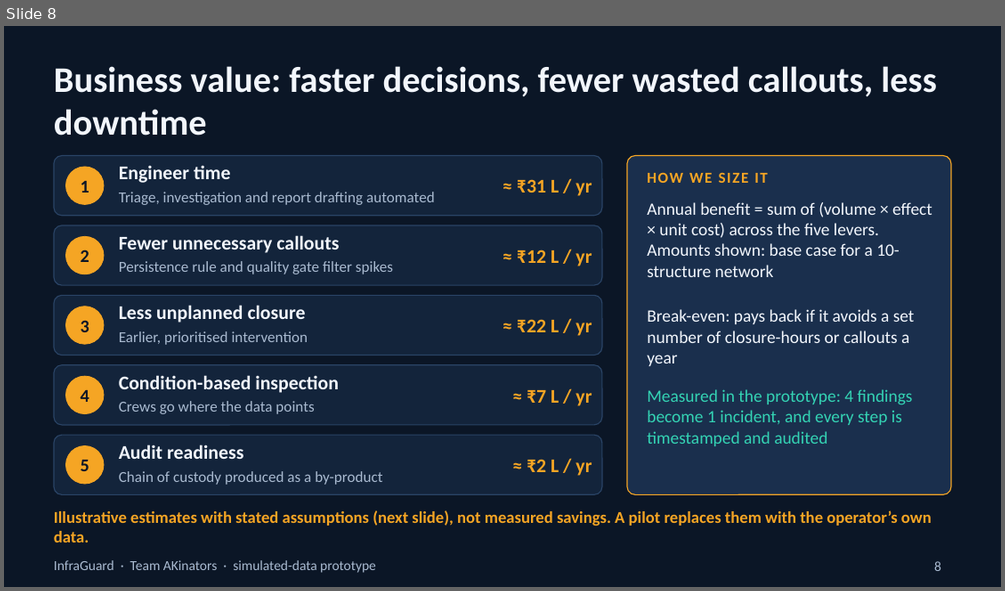
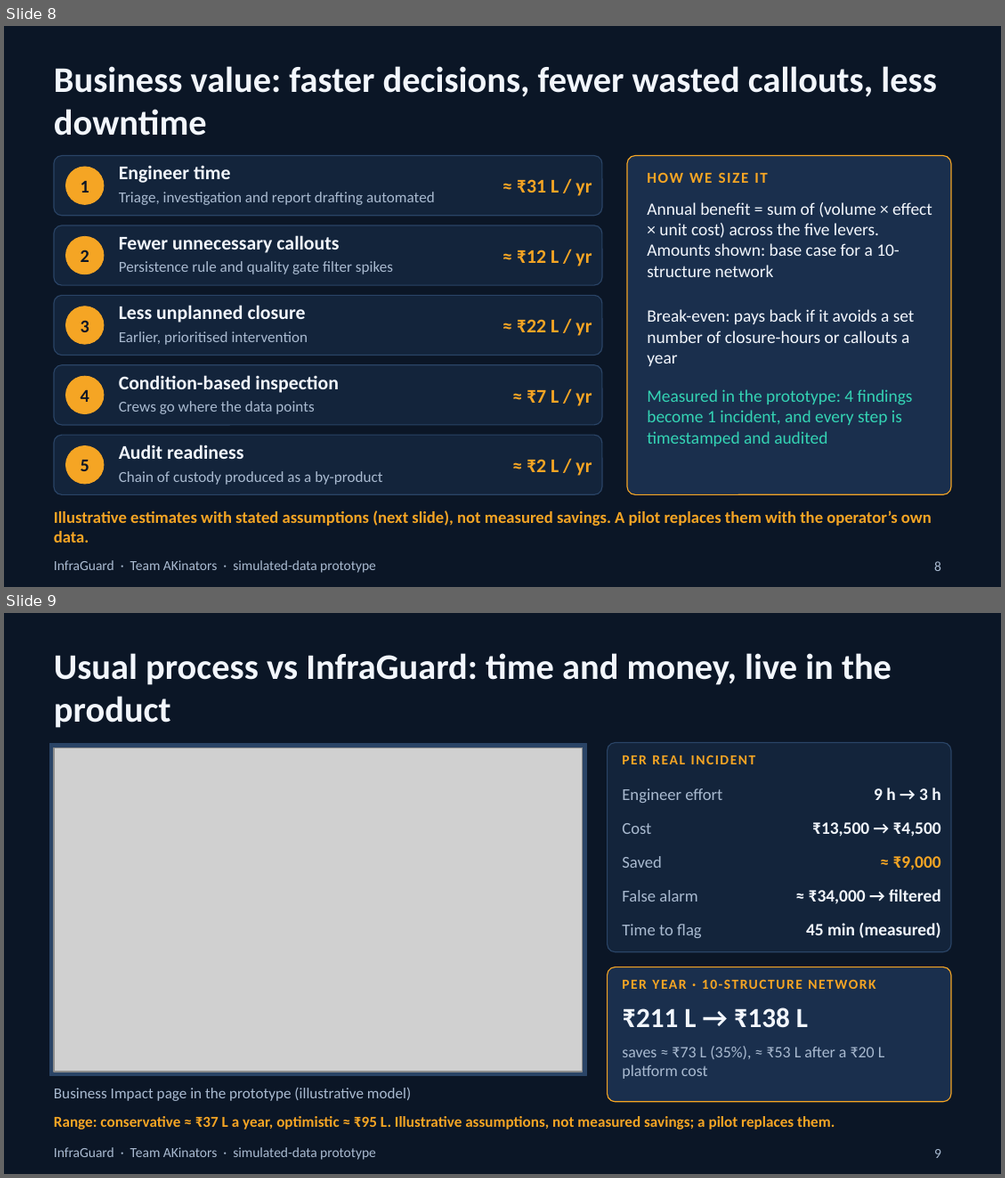
Before and after one commit to koushik2006/InfraGuard, a slide deck: InfraGuard-pitch.pptx. Shown one above the other, each under a label of ours: slide 8 before the commit, slides 8 and 9 after it. The pictures are 1005x591 and 1005x1178 pixels, drawn with LibreOffice and Linux fonts; fonts in the diff are those of the drawing; grey boxes stand for pictures. Boxes give left, top, right and bottom in pixels: in the first picture for what was removed or moved away, otherwise in the second. Text is boxed around its words. In the diff, an @@ line names an element or a change of style, - is before the commit and + after.

Commit message:
Update InfraGuard demo and workflow

```diff
--- a/InfraGuard-pitch.pptx
+++ b/InfraGuard-pitch.pptx
@@ slide 9 added at (x1=4, y1=613, x2=1001, y2=1174), background #0B1626; not listed: 1 template element that a slide beside it also shows @@
@@ text added at (x1=54, y1=653, x2=891, y2=728), 26 pt, text #F2F6FC, bold @@
+Usual process vs InfraGuard: time and money, live in the product
@@ rectangle added at (x1=50, y1=744, x2=586, y2=1076), fill #2A4466, outline #2A4466 0.5 pt @@
@@ rounded rectangle added at (x1=607, y1=743, x2=951, y2=952), fill #13243B, outline #2A4466 0.75 pt @@
@@ picture added at (x1=54, y1=747, x2=582, y2=1071) @@
@@ text added at (x1=622, y1=755, x2=756, y2=764), 10 pt, text #F5A524, bold @@
+PER REAL INCIDENT
@@ text added at (x1=622, y1=788, x2=722, y2=803), 12 pt, text #A9BAD0 @@
+Engineer effort
@@ text added at (x1=874, y1=787, x2=940, y2=800), 12.5 pt, text #F2F6FC, bold @@
+9 h → 3 h
@@ text added at (x1=622, y1=823, x2=651, y2=834), 12 pt, text #A9BAD0 @@
+Cost
@@ text added at (x1=812, y1=822, x2=941, y2=836), 12.5 pt, text #F2F6FC, bold @@
+₹13,500 → ₹4,500
@@ text added at (x1=622, y1=856, x2=661, y2=868), 12 pt, text #A9BAD0 @@
+Saved
@@ text added at (x1=893, y1=856, x2=941, y2=870), 12.5 pt, text #F5A524, bold @@
+≈ ₹9,000
@@ text added at (x1=622, y1=890, x2=698, y2=901), 12 pt, text #A9BAD0 @@
+False alarm
@@ text added at (x1=809, y1=889, x2=941, y2=904), 12.5 pt, text #F2F6FC, bold @@
+≈ ₹34,000 → filtered
@@ text added at (x1=622, y1=924, x2=702, y2=938), 12 pt, text #A9BAD0 @@
+Time to flag
@@ text added at (x1=806, y1=922, x2=940, y2=938), 12.5 pt, text #F2F6FC, bold @@
+45 min (measured)
@@ rounded rectangle added at (x1=607, y1=967, x2=951, y2=1102), fill #1A2F4D, outline #F5A524 0.75 pt @@
@@ text added at (x1=622, y1=980, x2=875, y2=989), 10 pt, text #F5A524, bold @@
+PER YEAR · 10-STRUCTURE NETWORK
@@ text added at (x1=622, y1=1007, x2=808, y2=1028), 20 pt, text #F2F6FC, bold @@
+₹211 L → ₹138 L
@@ text added at (x1=622, y1=1046, x2=885, y2=1078), 11.5 pt, text #A9BAD0 @@
+saves ≈ ₹73 L (35%), ≈ ₹53 L after a ₹20 L platform cost
@@ text added at (x1=54, y1=1086, x2=411, y2=1101), 11 pt, text #A9BAD0 @@
+Business Impact page in the prototype (illustrative model)
@@ text added at (x1=54, y1=1116, x2=834, y2=1129), 11 pt, text #F5A524, bold @@
+Range: conservative ≈ ₹37 L a year, optimistic ≈ ₹95 L. Illustrative assumptions, not measured savings; a pilot replaces them.
@@ page number added at (x1=934, y1=1149, x2=941, y2=1158), 10 pt, text #A9BAD0 @@
+9
```
Also in this commit, not shown: 3 slides changed, 1 slide removed, 20 other files.
